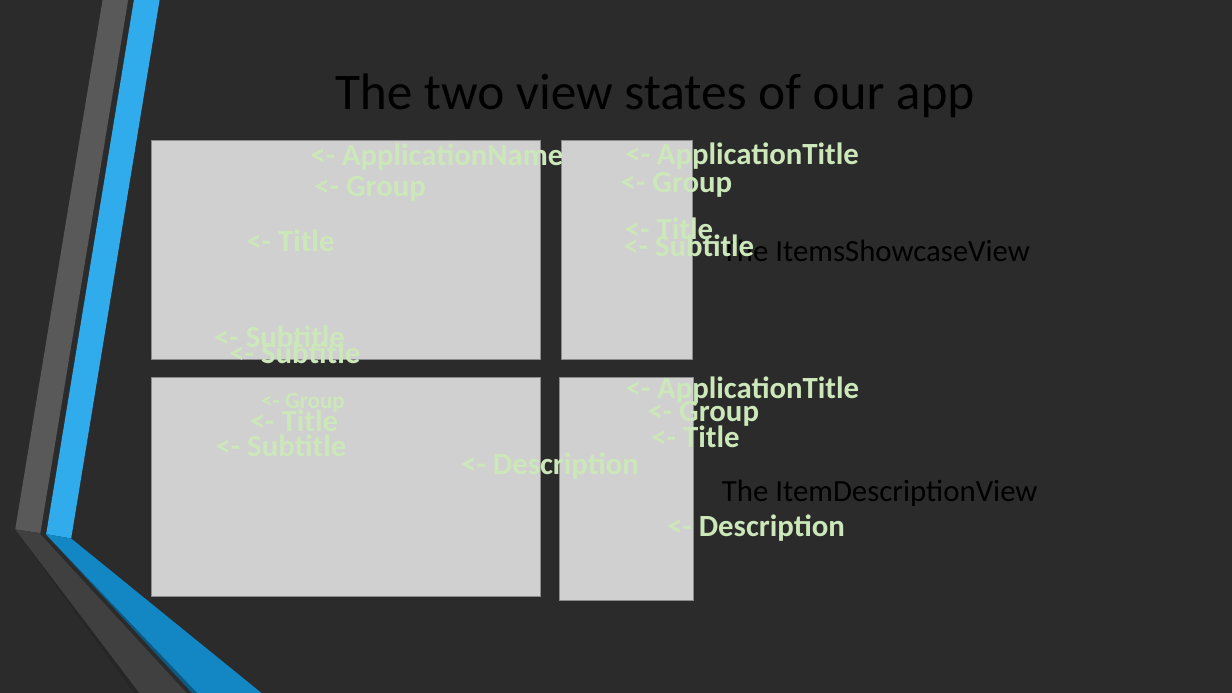
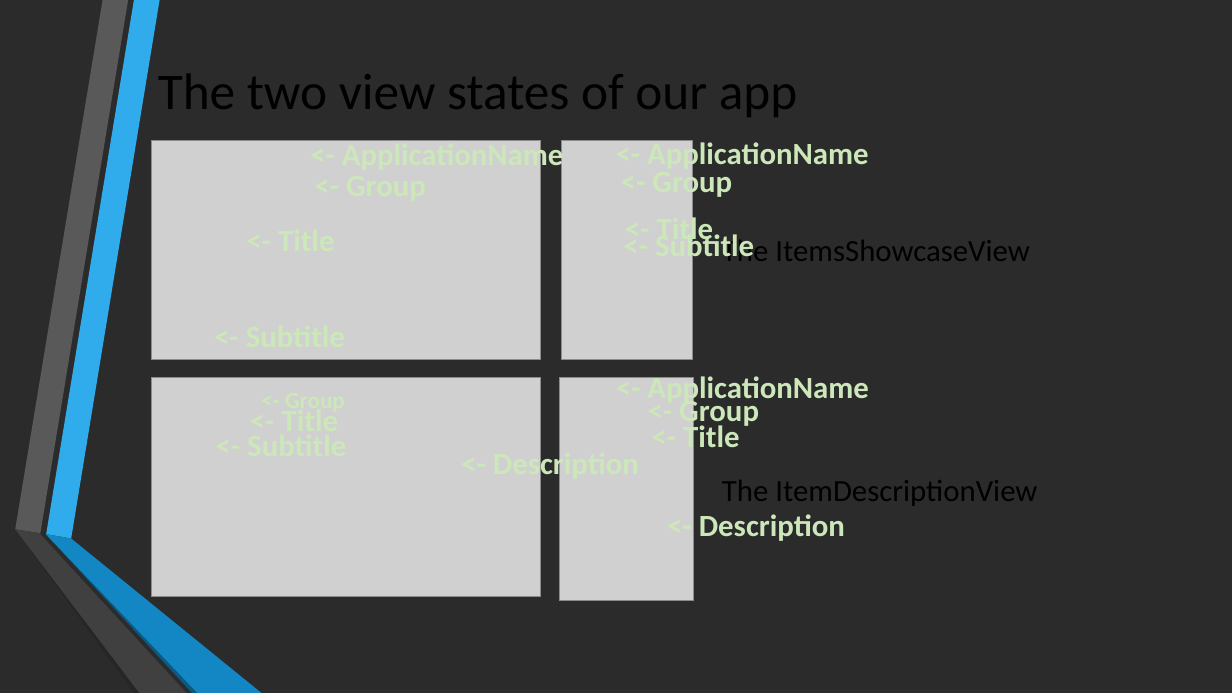
Before and after one commit to toolboc/XPlatformCloudKit, a slide deck: slide 35 of XPlatformCloudkit.pptx. Drawn at 1232x693 pixels with LibreOffice and Linux fonts; fonts in the diff are those of the drawing; grey boxes stand for pictures; background and template pictures are left out; a plain dark background stands for a picture behind light text. Boxes give left, top, right and bottom in pixels: in the first picture for what was removed or moved away, otherwise in the second. Text is boxed around its words. In the diff, an @@ line names an element or a change of style, - is before the commit and + after.

Commit message:
Updated pptx

```diff
--- a/XPlatformCloudkit.pptx
+++ b/XPlatformCloudkit.pptx
@@ title "The two view states of ..." at box(158, 74, 797, 117): alignment centre to left @@
@@ text at box(647, 140, 868, 172): text changed @@
-<- ApplicationTitle
+<- ApplicationName
@@ text removed at box(215, 328, 374, 374) @@
-<- Subtitle
@@ text at box(647, 376, 868, 406): text changed @@
-<- ApplicationTitle
+<- ApplicationName
```
Also in this commit, not shown: 2 other slides changed, 2 slides removed.
